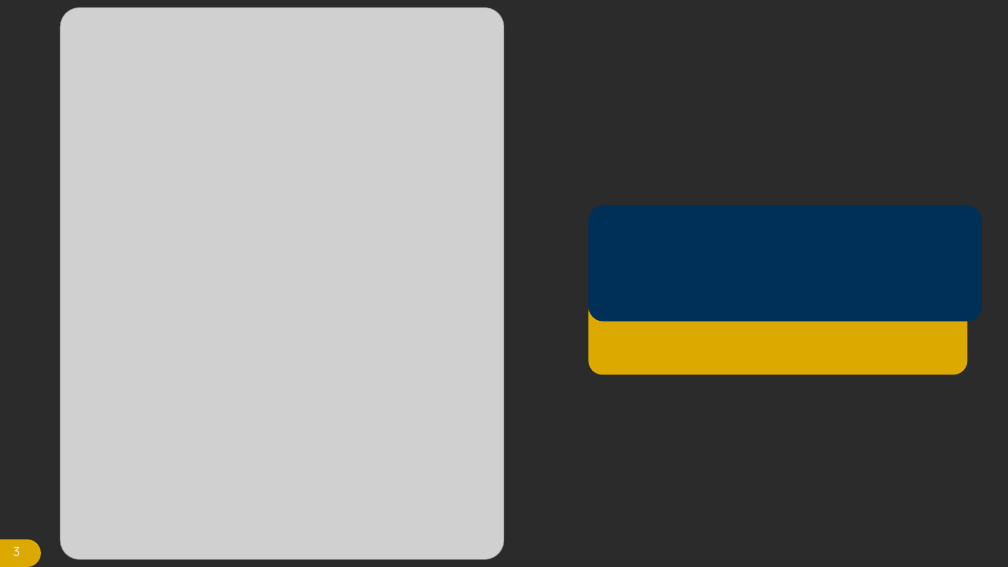
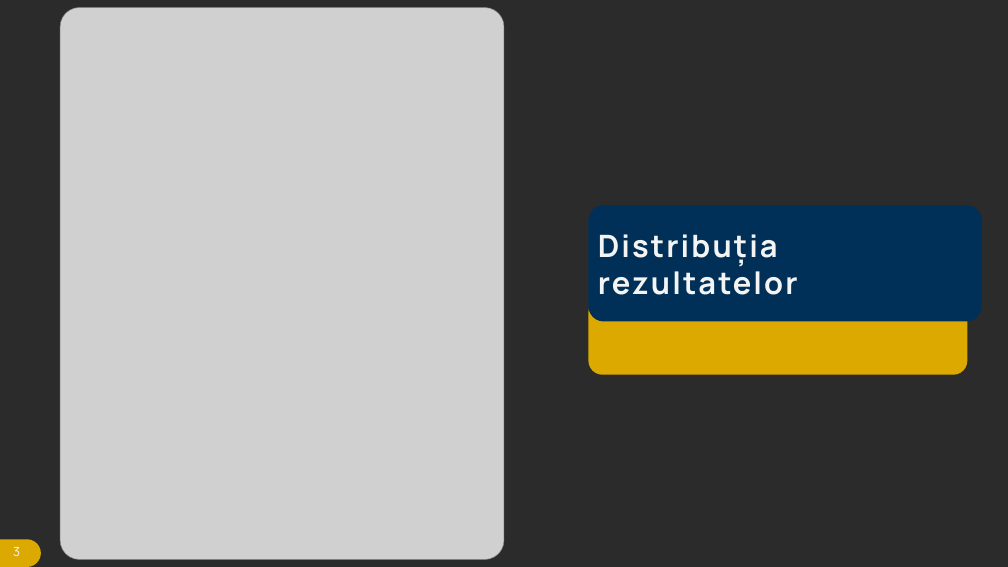
Before and after one commit to neaguvladionut-cmd/bhb-group-report-factory, a slide deck: slide 3 of src/assets/trend/template-raport-de-grup-RO.pptx. Drawn at 1008x567 pixels with LibreOffice and Linux fonts; fonts in the diff are those of the drawing; grey boxes stand for pictures; background and template pictures are left out; a plain dark background stands for a picture behind light text. Boxes give left, top, right and bottom in pixels: in the first picture for what was removed or moved away, otherwise in the second. Text is boxed around its words. In the diff, an @@ line names an element or a change of style, - is before the commit and + after.

```diff
--- a/src/assets/trend/template-raport-de-grup-RO.pptx
+++ b/src/assets/trend/template-raport-de-grup-RO.pptx
@@ text in rounded rectangle at [598,234,798,295]: text added @@
+Distribuția rezultatelor
```
Also in this commit, not shown: 16 other slides changed, 5 slides added, 5 slides removed, 1 other file.
